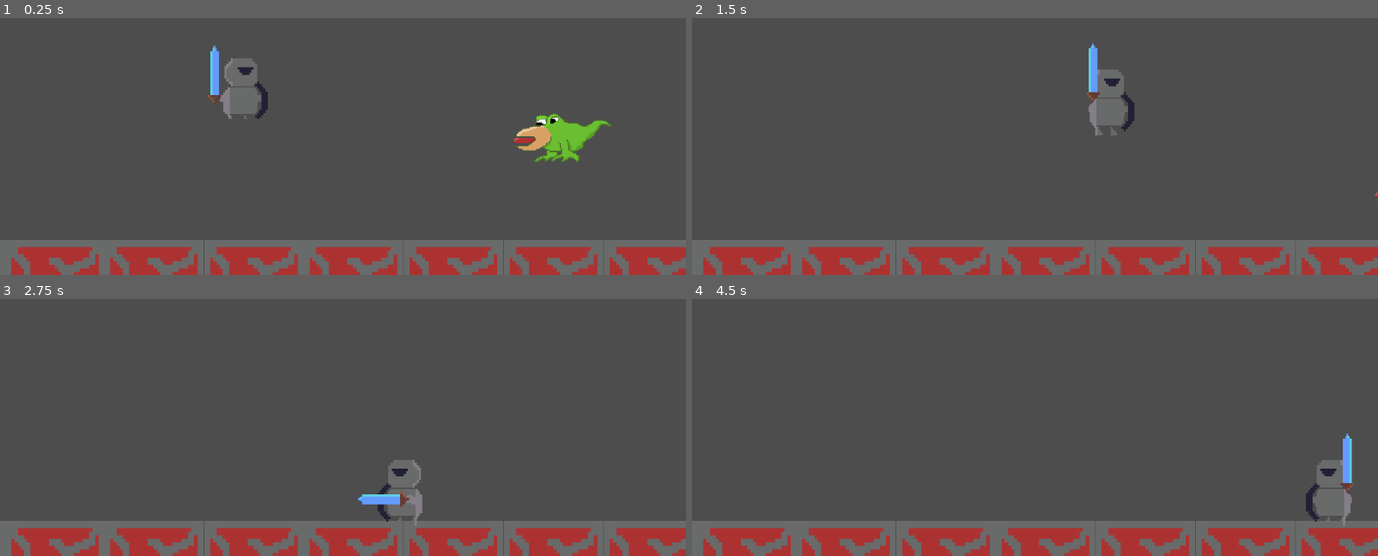
Above: before the commit, frames 1-4 (two rows, left to right).
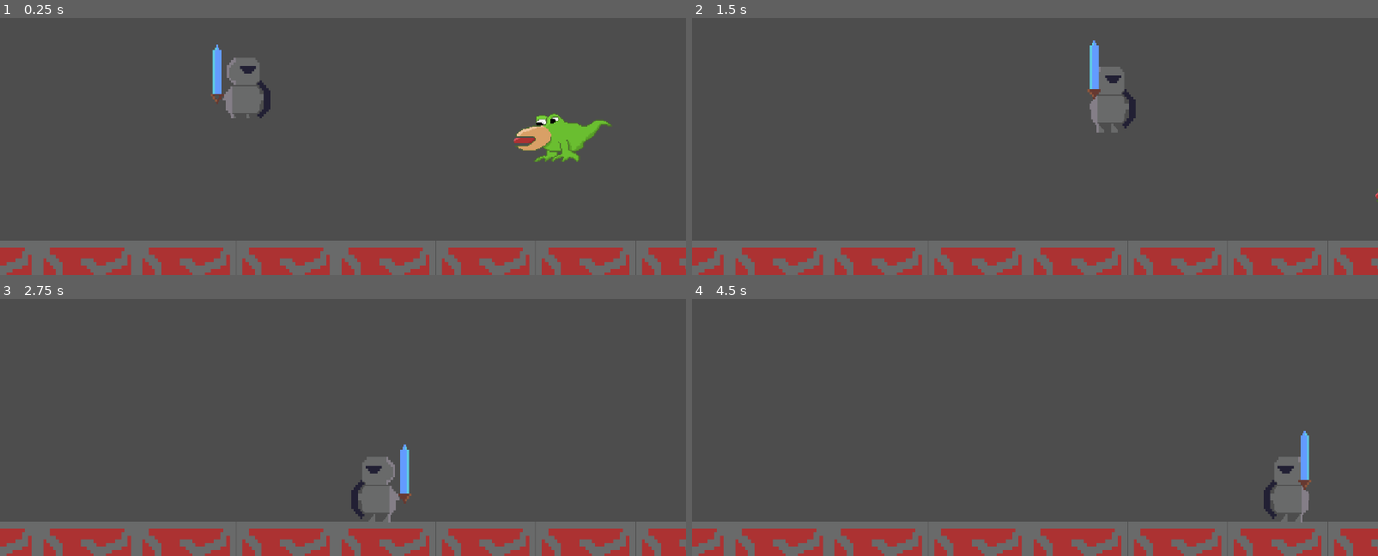
Above: after the commit, the same moments.

Repository: icarosun/the_gem_knight
Game: Godot game, scene res://node_2d.tscn
Two runs of this game, one before a commit and one after it. Both use one fixed random seed, a clock stepped at 60 frames per second and the inputs below.
Inputs:
- Up to frame 1 (0.25 s): no input
- Up to frame 2 (1.5 s): tap Enter (ui_accept) at 0.5 s; hold Right (move_right) from 0.53 s (still down); tap Q (fight) at 0.6, 1.35 s; tap Space (jump) at 0.77 s
- Up to frame 3 (2.75 s): tap Space (jump) at 1.52 s; release Right (move_right) at 2.03 s; hold Left (move_left) from 2.03 s (still down); tap Q (fight) at 2.1 s
- Up to frame 4 (4.5 s): release Left (move_left) at 2.78 s; hold Right (move_right) 2.78-4.28 s; tap Q (fight) at 2.85, 3.6, 4.35 s; tap Space (jump) at 3.02, 3.77 s; hold Left (move_left) from 4.28 s (still down)

The runs differ from the first frame. In frame 1, 6.8% of the frame differs, in the area x 0-100%, y 10-100%; in frame 2, 6.7%; in frame 3, 8.1%; in frame 4, 8.7%, in the area x 0-100%, y 51-100%.

Commit message:
poc: sword hit

Diff:
--- a/node_2d.tscn
+++ b/node_2d.tscn
@@ -11,7 +11,7 @@
 size = Vector2(1138.5, 125)
 
 [sub_resource type="RectangleShape2D" id="RectangleShape2D_yciqq"]
-size = Vector2(122, 134)
+size = Vector2(104, 135)
 
 [sub_resource type="AtlasTexture" id="AtlasTexture_d7fjn"]
 atlas = ExtResource("3_cbplk")
@@ -77,6 +77,9 @@
 }, {
 "duration": 1.0,
 "texture": SubResource("AtlasTexture_x704b")
+}, {
+"duration": 1.0,
+"texture": SubResource("AtlasTexture_d7fjn")
 }],
 "loop": false,
 "name": &"attack",
@@ -110,7 +113,7 @@
 position = Vector2(322, 123)
 
 [node name="StaticBody2D" type="StaticBody2D" parent="."]
-position = Vector2(-264, 303)
+position = Vector2(-210, 304)
 
 [node name="CollisionShape2D" type="CollisionShape2D" parent="StaticBody2D"]
 position = Vector2(523.75, 228.5)
@@ -160,15 +163,18 @@
 script = ExtResource("2_604b5")
 
 [node name="CollisionShape2D" type="CollisionShape2D" parent="knight"]
-position = Vector2(82, 165)
+position = Vector2(82, 165.5)
 shape = SubResource("RectangleShape2D_yciqq")
 
 [node name="AnimatedSprite2D" type="AnimatedSprite2D" parent="knight"]
-position = Vector2(115, 136)
+position = Vector2(28, 28)
 scale = Vector2(1.82813, 2.125)
 sprite_frames = SubResource("SpriteFrames_20s3q")
-animation = &"idle"
+animation = &"attack"
 autoplay = "idle"
+frame = 6
+frame_progress = 1.0
+centered = false
 
 [node name="iguana" type="CharacterBody2D" parent="."]
 position = Vector2(616, 263)
--- a/scripts/player.gd
+++ b/scripts/player.gd
@@ -27,8 +27,10 @@
 
 	if direction > 0:
 		animated_sprite.flip_h = false
+		animated_sprite.position.x = direction * 28
 	elif direction < 0:
 		animated_sprite.flip_h = true
+		animated_sprite.position.x = direction * 45
 
 	# Verifica se o personagem iniciou o ataque
 	if Input.is_action_just_pressed("fight") and not is_attacking and not attack_animation_playing:
